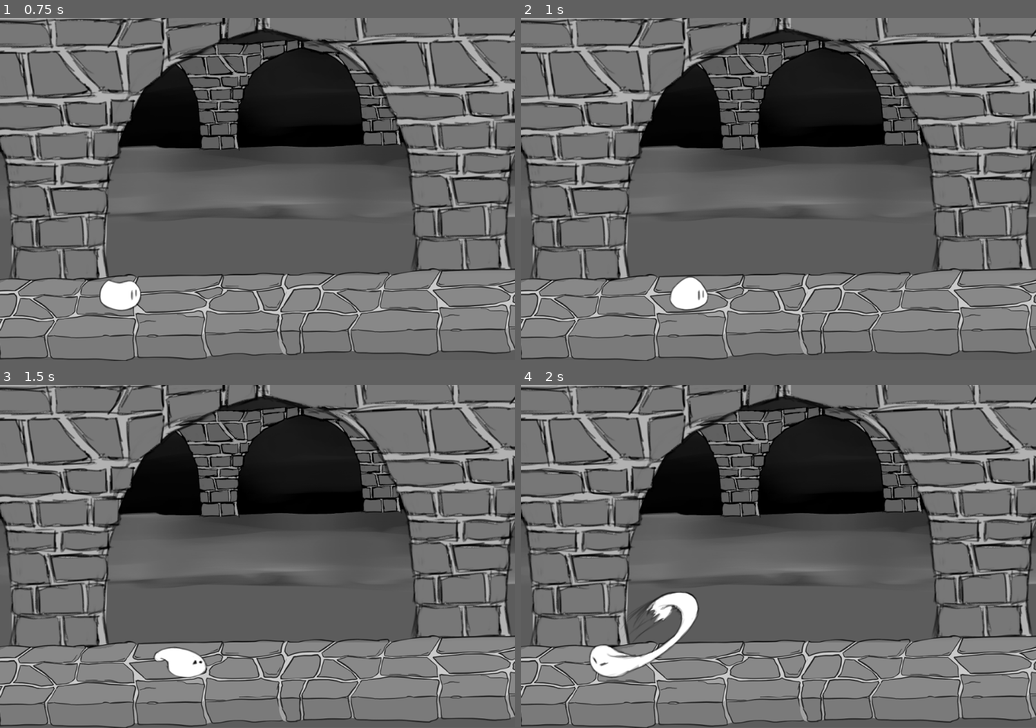
Above: before the commit, frames 1-4 (two rows, left to right).
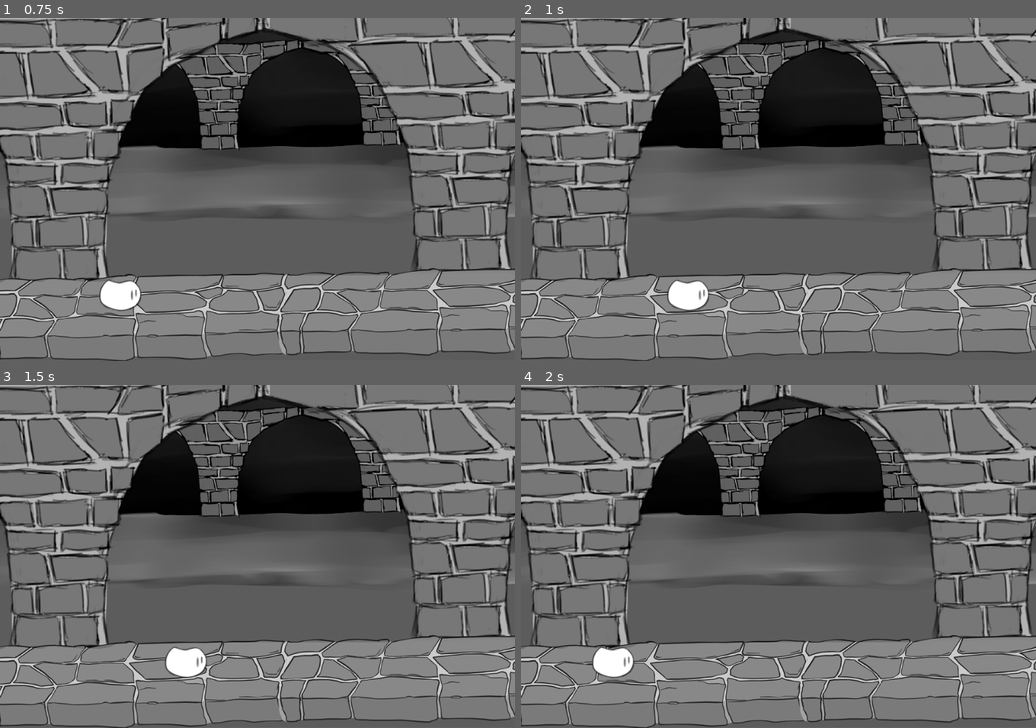
Above: after the commit, the same moments.

Repository: ludumcloud/dungeon-dojo-godot
Game: Godot game, scene res://resources/level.tscn
The game is run twice, just before and just after one commit, with the same random seed, the same clock (stepped at 60 frames per second) and the same inputs.
Inputs:
- Up to frame 1 (0.75 s): tap Enter at 0.5 s; hold D (move_right) from 0.53 s (still down); tap Y (hi_attack) at 0.6 s
- Up to frame 2 (1 s): keep holding D (move_right)
- Up to frame 3 (1.5 s): release D (move_right) at 1.28 s; hold A (move_left) from 1.28 s (still down); tap Y (hi_attack) at 1.35 s
- Up to frame 4 (2 s): keep holding A (move_left)

Frame 1 is identical in both runs. In frame 2, 0.2% of the frame differs, in the area x 28-37%, y 75-86%; in frame 3, 0.3%; in frame 4, 1.3%, in the area x 13-35%, y 60-86%.

Commit message:
idle animation

Diff:
--- a/resources/character.tscn
+++ b/resources/character.tscn
@@ -20,6 +20,22 @@
 "name": "default",
 "speed": 5.0
 } ]
+
+[sub_resource type="Animation" id=4]
+resource_name = "Idle"
+length = 0.3
+tracks/0/type = "value"
+tracks/0/path = NodePath(".:frame")
+tracks/0/interp = 1
+tracks/0/loop_wrap = true
+tracks/0/imported = false
+tracks/0/enabled = true
+tracks/0/keys = {
+"times": PoolRealArray( 0, 0.1 ),
+"transitions": PoolRealArray( 1, 1 ),
+"update": 1,
+"values": [ 0, 10 ]
+}
 
 [sub_resource type="Animation" id=2]
 resource_name = "Slap"
@@ -46,9 +62,10 @@
 [node name="Body" type="AnimatedSprite" parent="Pivot"]
 position = Vector2( 1.03485, -58.6585 )
 frames = SubResource( 1 )
-frame = 7
+frame = 10
 
 [node name="AnimationPlayer" type="AnimationPlayer" parent="Pivot/Body"]
+anims/Idle = SubResource( 4 )
 anims/Slap = SubResource( 2 )
 
 [node name="CollisionShape2D" type="CollisionShape2D" parent="."]
--- a/scripts/PlayerBody.gd
+++ b/scripts/PlayerBody.gd
@@ -2,11 +2,10 @@
 
 var speed = 400
 var velocity = Vector2()
-onready var sprite = get_node("Pivot/Body")
 
 # Called when the node enters the scene tree for the first time.
 func _ready():
-	sprite.connect("animation_finished", self, "_on_animation_finished")
+	pass
 
 func get_input():
 	if Input.is_action_pressed("move_left"):
@@ -15,7 +14,7 @@
 		velocity.x = speed
 
 	if Input.is_action_just_pressed("hi_attack"):
-		sprite.play("attack")
+		pass
 
 	if velocity.x > 0:
 		velocity.x -= 50
@@ -23,9 +22,6 @@
 		velocity.x += 50
 
 
-func _on_animation_finished():
-	sprite.play("idle")
-
 # Called every frame. 'delta' is the elapsed time since the previous frame.
 func _process(delta):
 	get_input()
Not shown: 1 places in resources/character.tscn that only renumber resources
